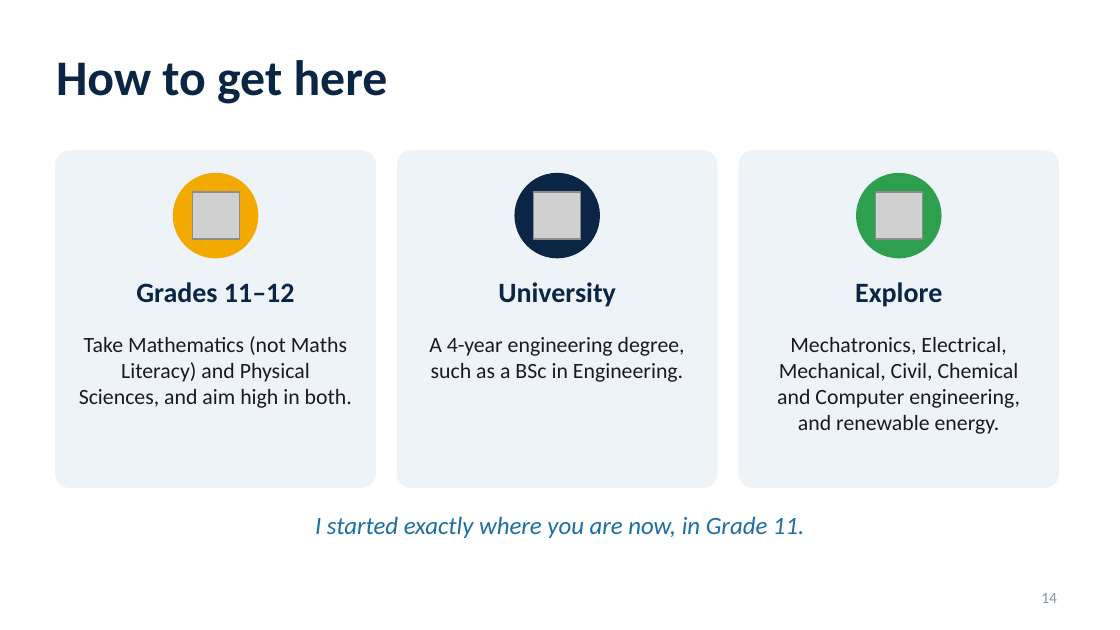
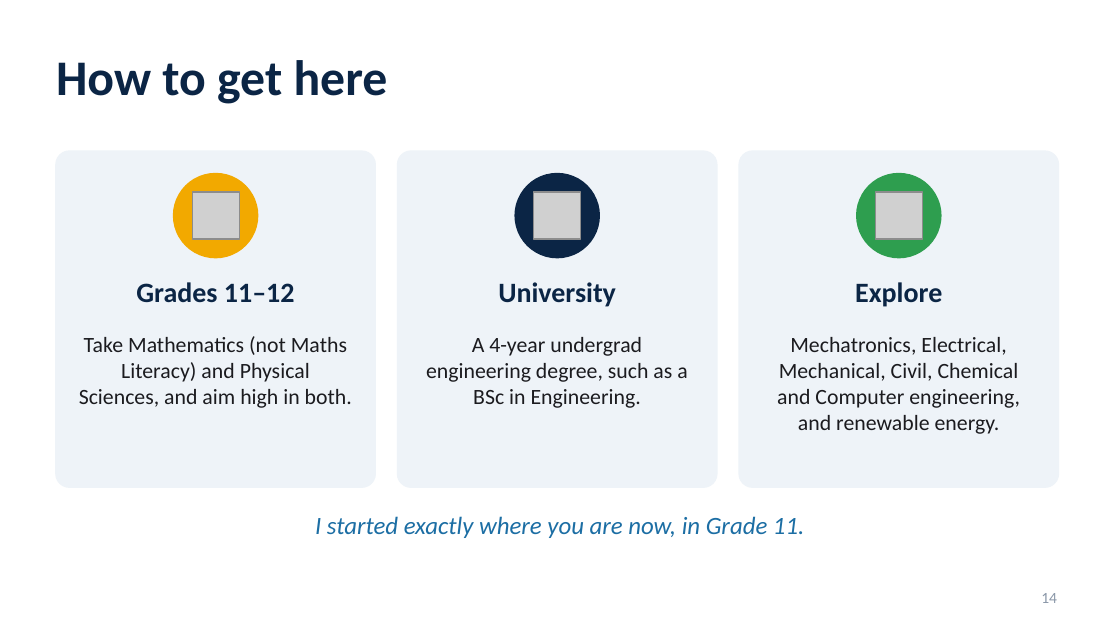
Before and after one commit to GoldenExperienceR/EEE4022S_TRKJON002_Solar_Car, a slide deck: slide 14 of media/out-01/out-01_outreach-presentation_latest.pptx. Drawn at 1120x630 pixels with LibreOffice and Linux fonts; fonts in the diff are those of the drawing; grey boxes stand for pictures. Boxes give left, top, right and bottom in pixels: in the first picture for what was removed or moved away, otherwise in the second. Text is boxed around its words. In the diff, an @@ line names an element or a change of style, - is before the commit and + after.

```diff
--- a/media/out-01/out-01_outreach-presentation_latest.pptx
+++ b/media/out-01/out-01_outreach-presentation_latest.pptx
@@ text at (426, 337, 687, 408): text changed @@
-A 4-year engineering degree, such as a BSc in Engineering.
+A 4-year undergrad engineering degree, such as a BSc in Engineering.
```
Also in this commit, not shown: 2 other slides changed, 1 other file.
